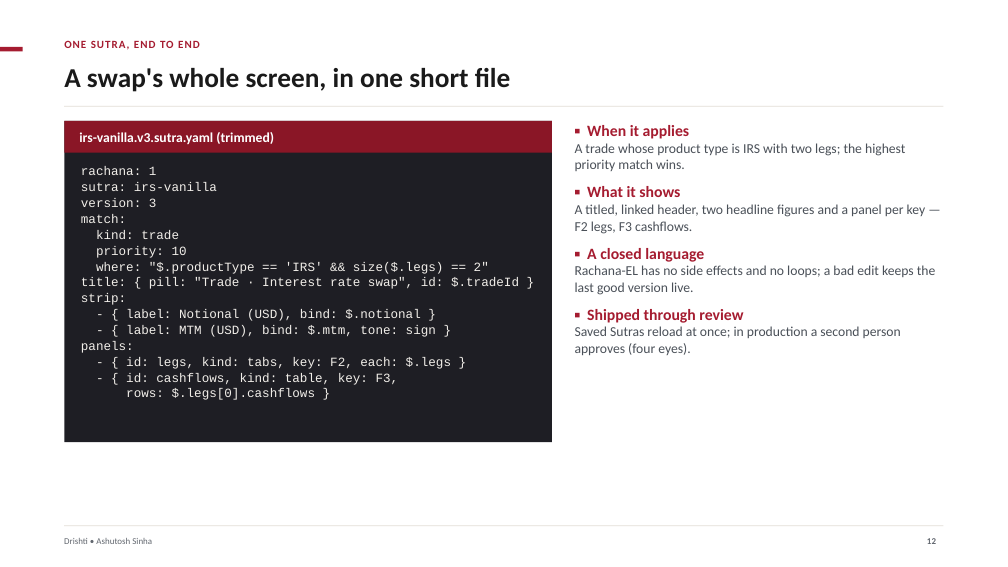
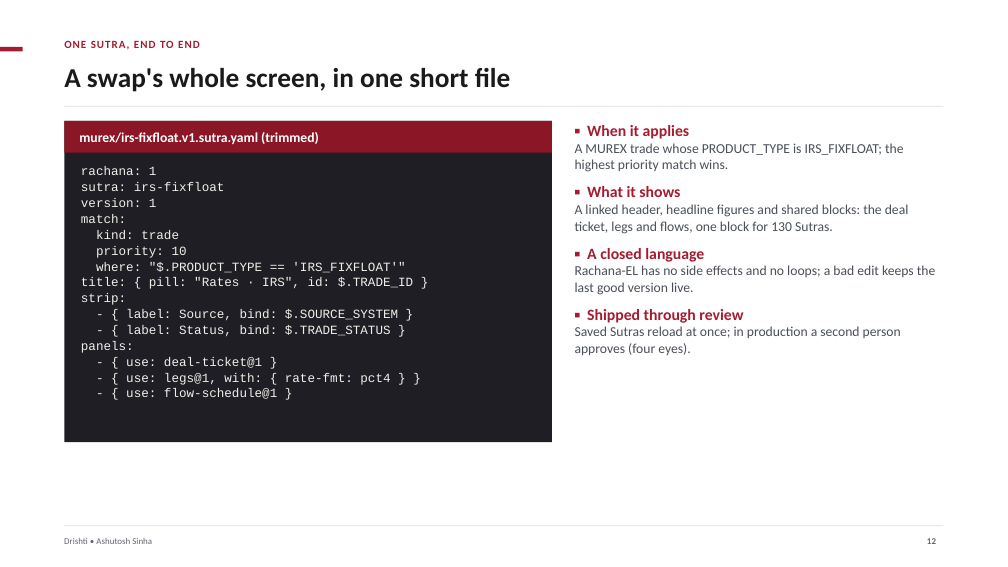
Before and after one commit to ajsinha/drishti, a slide deck: slide 12 of docs/publications/Drishti-Design-and-Evidence.pptx. Drawn at 1008x567 pixels with LibreOffice and Linux fonts; fonts in the diff are those of the drawing. Boxes give left, top, right and bottom in pixels: in the first picture for what was removed or moved away, otherwise in the second. Text is boxed around its words. In the diff, an @@ line names an element or a change of style, - is before the commit and + after.

```diff
--- a/docs/publications/Drishti-Design-and-Evidence.pptx
+++ b/docs/publications/Drishti-Design-and-Evidence.pptx
@@ text at (79, 132, 319, 144): text changed @@
-irs-vanilla.v3.sutra.yaml (trimmed)
+murex/irs-fixfloat.v1.sutra.yaml (trimmed)
@@ text at (575, 143, 903, 172): text changed @@
-A trade whose product type is IRS with two legs; the highest priority match wins.
+A MUREX trade whose PRODUCT_TYPE is IRS_FIXFLOAT; the highest priority match wins.
@@ text at (81, 182, 225, 207): text changed @@
-sutra: irs-vanilla
-version: 3
+sutra: irs-fixfloat
+version: 1
@@ text at (575, 204, 909, 234): text changed @@
-A titled, linked header, two headline figures and a panel per key — F2 legs, F3 cashflows.
+A linked header, headline figures and shared blocks: the deal ticket, legs and flows, one block for 130 Sutras.
@@ text at (81, 262, 414, 289): text changed @@
-where: "$.productType == 'IRS' && size($.legs) == 2"
-title: { pill: "Trade · Interest rate swap", id: $.tradeId }
+where: "$.PRODUCT_TYPE == 'IRS_FIXFLOAT'"
+title: { pill: "Rates · IRS", id: $.TRADE_ID }
@@ text at (126, 309, 398, 336): text changed @@
-- { label: Notional (USD), bind: $.notional }
-- { label: MTM (USD), bind: $.mtm, tone: sign }
+- { label: Source, bind: $.SOURCE_SYSTEM }
+- { label: Status, bind: $.TRADE_STATUS }
@@ text at (126, 357, 390, 399): text changed @@
-- { id: legs, kind: tabs, key: F2, each: $.legs }
-- { id: cashflows, kind: table, key: F3,
-rows: $.legs[0].cashflows }
+- { use: deal-ticket@1 }
+- { use: legs@1, with: { rate-fmt: pct4 } }
+- { use: flow-schedule@1 }
```
Also in this commit, not shown: 23 other slides changed, 5 slides added, 1 other file.
